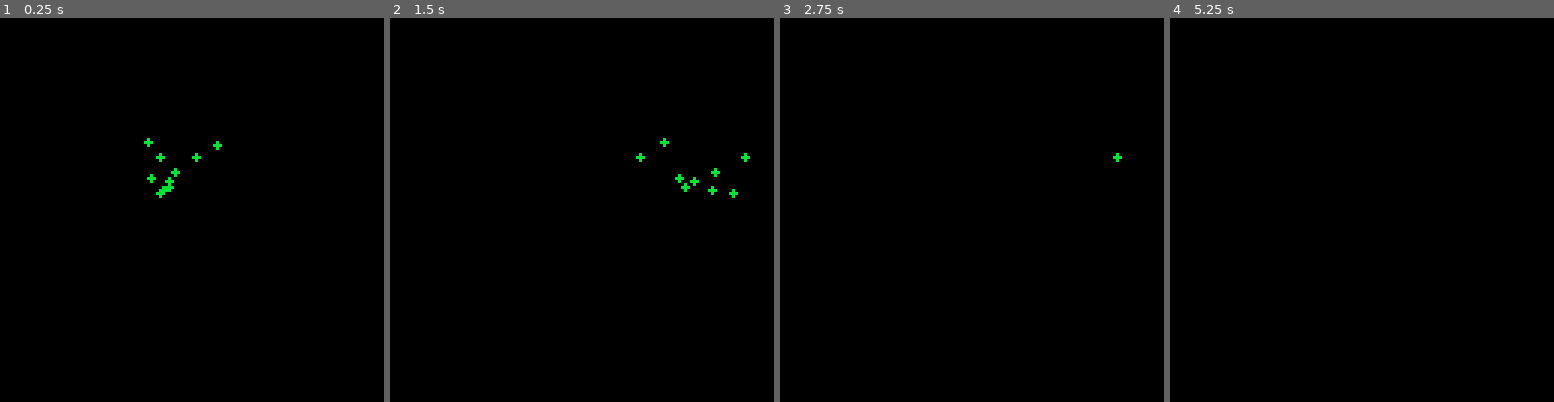
Above: before the commit, frames 1-4 (left to right).
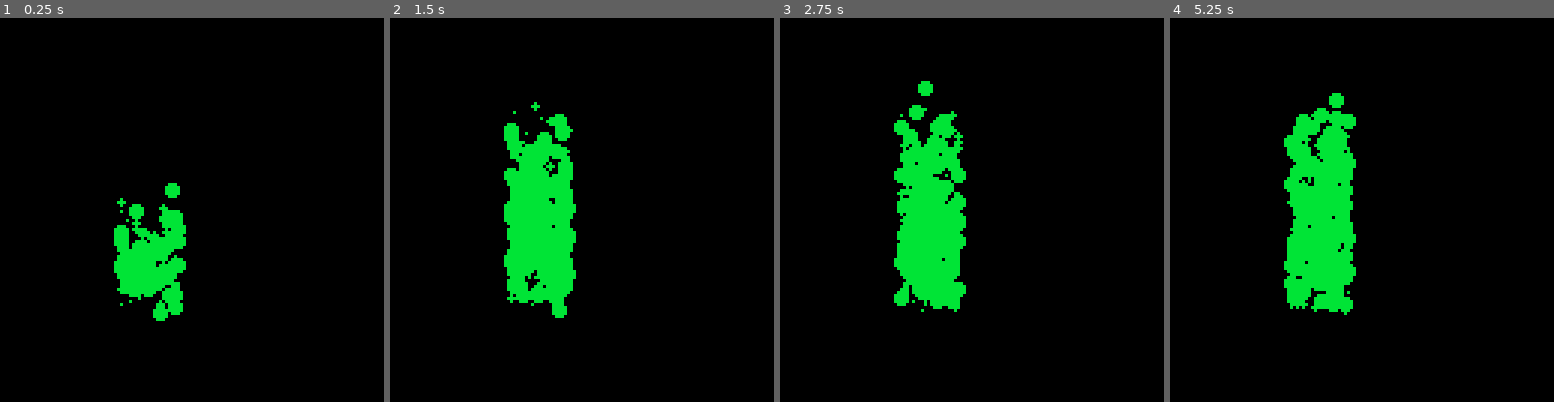
Above: after the commit, the same moments.

Repository: JohnErnestBonanno/pico8
Game: PICO-8 cartridge fire_particles.p8
Two runs of this game, one before a commit and one after it. Both use one fixed random seed, a clock stepped at 60 frames per second and the inputs below.
Inputs:
- Up to frame 1 (0.25 s): no input
- Up to frame 2 (1.5 s): no input
- Up to frame 3 (2.75 s): no input
- Up to frame 4 (5.25 s): no input

The runs differ from the first frame. In frame 1, 4.0% of the frame differs, in the area x 29-58%, y 31-79%; in frame 2, 7.7%; in frame 3, 7.7%; in frame 4, 8.1%, in the area x 29-49%, y 19-78%.

Commit message:
Give particles life property
Delete particles via life property to prevent pico8 from crashing

Diff:
--- a/fire_particles.p8
+++ b/fire_particles.p8
@@ -5,22 +5,28 @@
 
 	parts={}
 
-	for i=1,10 do
+end
+
+function _update()
+
+	for i=1,20 do
 
 		add(parts,{
 		x=40+rnd(20),
-		y=40+rnd(20),
-		r=1,
+		y=80+rnd(20),
+		r=rnd(3),
 		c=11,
-		speed=rnd(2)
+		life=20,
+		speed=1+rnd(2)
 		})
 	end
 
-end
-
-function _update()
 	for p in all(parts) do
-		p.x+=p.speed
+		p.y-=p.speed
+		p.life -=1
+		if p.life<0 then
+			del(parts,p)
+		end
 	end
 end
 
